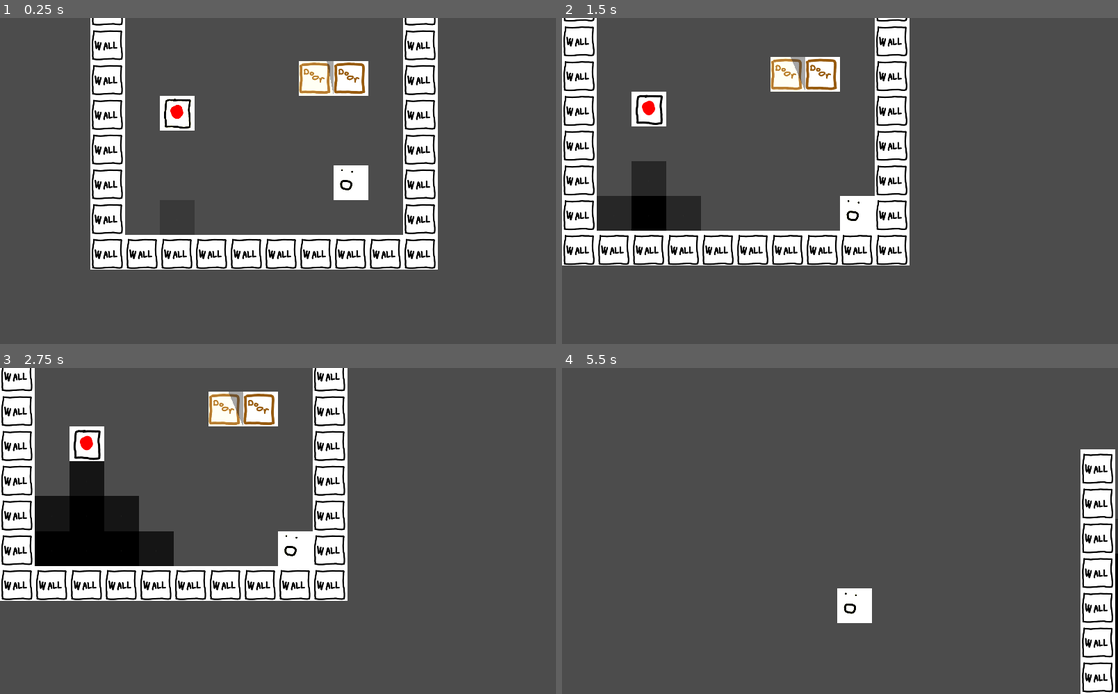
Above: before the commit, frames 1-4 (two rows, left to right).
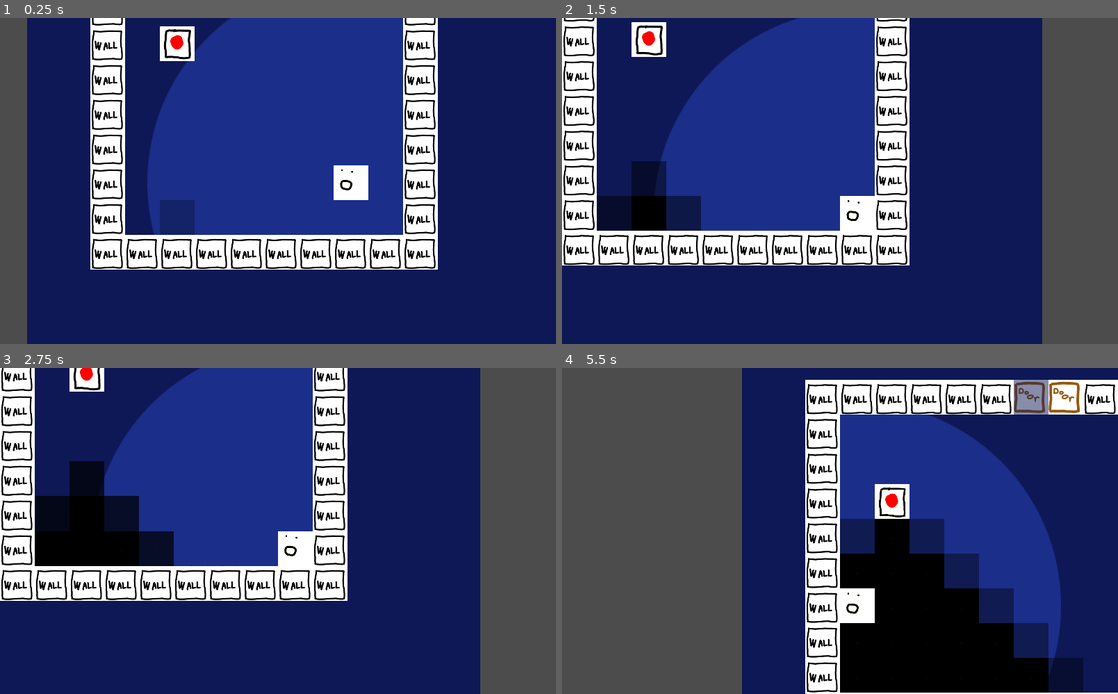
Above: after the commit, the same moments.

Repository: johnfn/LD50
Game: Godot game, scene res://MainScene.tscn
Two runs of this game, one before a commit and one after it. Both use one fixed random seed, a clock stepped at 60 frames per second and the inputs below.
Inputs:
- Up to frame 1 (0.25 s): no input
- Up to frame 2 (1.5 s): hold Right (ui_right) 0.53-1.28 s; hold Down (ui_down) from 1.28 s (still down)
- Up to frame 3 (2.75 s): release Down (ui_down) at 2.03 s; hold Right (ui_right) from 2.03 s (still down)
- Up to frame 4 (5.5 s): release Right (ui_right) at 2.78 s; hold Up (ui_up) 2.78-3.53 s; hold Left (ui_left) 3.53-5.03 s; hold Down (ui_down) from 5.03 s (still down)

The runs differ from the first frame. In frame 1, 79% of the frame differs, in the area x 4-100%, y 0-100%; in frame 2, 70%; in frame 3, 66%; in frame 4, 67%.

Commit message:
misc cleanup

Diff:
--- a/MainScene.tscn
+++ b/MainScene.tscn
@@ -12,19 +12,12 @@
 [ext_resource path="res://assets/Background.png" type="Texture" id=12]
 [ext_resource path="res://scripts/fov.gd" type="Script" id=13]
 
-[sub_resource type="OccluderPolygon2D" id=1]
-polygon = PoolVector2Array( 0, 0, 0, 128, 128, 128, 128, 0 )
-
-[sub_resource type="OccluderPolygon2D" id=2]
-polygon = PoolVector2Array( -1664, 2688, -1664, 2944, 3584, 2944, 3584, -896, 3200, -896, 3200, 2688 )
-
 [node name="Root" type="Node2D"]
 
 [node name="fov" type="Node2D" parent="."]
 script = ExtResource( 13 )
 
 [node name="Background" type="Sprite" parent="."]
-visible = false
 light_mask = 3
 position = Vector2( 768, -256 )
 scale = Vector2( 4, 4 )
@@ -34,107 +27,129 @@
 script = ExtResource( 4 )
 grid_offset = Vector2( 256, -128 )
 
-[node name="Map" type="Node2D" parent="."]
+[node name="Level1" type="Node2D" parent="."]
 
-[node name="Walls" type="Node2D" parent="Map"]
+[node name="Walls" type="Node2D" parent="Level1"]
 
-[node name="Wall" parent="Map/Walls" instance=ExtResource( 5 )]
+[node name="Wall" parent="Level1/Walls" instance=ExtResource( 5 )]
 
-[node name="Wall2" parent="Map/Walls" instance=ExtResource( 5 )]
+[node name="Wall2" parent="Level1/Walls" instance=ExtResource( 5 )]
 position = Vector2( 128, 0 )
 
-[node name="Wall3" parent="Map/Walls" instance=ExtResource( 5 )]
+[node name="Wall3" parent="Level1/Walls" instance=ExtResource( 5 )]
 position = Vector2( 256, 0 )
 
-[node name="Wall4" parent="Map/Walls" instance=ExtResource( 5 )]
+[node name="Wall4" parent="Level1/Walls" instance=ExtResource( 5 )]
 position = Vector2( 384, 0 )
 
-[node name="Wall5" parent="Map/Walls" instance=ExtResource( 5 )]
+[node name="Wall5" parent="Level1/Walls" instance=ExtResource( 5 )]
 position = Vector2( 512, 0 )
 
-[node name="Wall6" parent="Map/Walls" instance=ExtResource( 5 )]
+[node name="Wall6" parent="Level1/Walls" instance=ExtResource( 5 )]
 position = Vector2( 640, 0 )
 
-[node name="Wall7" parent="Map/Walls" instance=ExtResource( 5 )]
+[node name="Wall7" parent="Level1/Walls" instance=ExtResource( 5 )]
 position = Vector2( 768, 0 )
 
-[node name="Wall8" parent="Map/Walls" instance=ExtResource( 5 )]
+[node name="Wall8" parent="Level1/Walls" instance=ExtResource( 5 )]
 position = Vector2( 896, 0 )
 
-[node name="Wall9" parent="Map/Walls" instance=ExtResource( 5 )]
+[node name="Wall9" parent="Level1/Walls" instance=ExtResource( 5 )]
 position = Vector2( 1024, 0 )
 
-[node name="Wall10" parent="Map/Walls" instance=ExtResource( 5 )]
+[node name="Wall10" parent="Level1/Walls" instance=ExtResource( 5 )]
 position = Vector2( 1152, 0 )
 
-[node name="Wall11" parent="Map/Walls" instance=ExtResource( 5 )]
+[node name="Wall11" parent="Level1/Walls" instance=ExtResource( 5 )]
 position = Vector2( 1152, -128 )
 
-[node name="Wall12" parent="Map/Walls" instance=ExtResource( 5 )]
+[node name="Wall12" parent="Level1/Walls" instance=ExtResource( 5 )]
 position = Vector2( 1152, -256 )
 
-[node name="Wall13" parent="Map/Walls" instance=ExtResource( 5 )]
+[node name="Wall13" parent="Level1/Walls" instance=ExtResource( 5 )]
 position = Vector2( 1152, -384 )
 
-[node name="Wall14" parent="Map/Walls" instance=ExtResource( 5 )]
+[node name="Wall14" parent="Level1/Walls" instance=ExtResource( 5 )]
 position = Vector2( 1152, -512 )
 
-[node name="Wall15" parent="Map/Walls" instance=ExtResource( 5 )]
+[node name="Wall15" parent="Level1/Walls" instance=ExtResource( 5 )]
 position = Vector2( 1152, -640 )
 
-[node name="Wall16" parent="Map/Walls" instance=ExtResource( 5 )]
+[node name="Wall16" parent="Level1/Walls" instance=ExtResource( 5 )]
 position = Vector2( 1152, -768 )
 
-[node name="Wall17" parent="Map/Walls" instance=ExtResource( 5 )]
+[node name="Wall17" parent="Level1/Walls" instance=ExtResource( 5 )]
 position = Vector2( 1152, -896 )
 
-[node name="Wall18" parent="Map/Walls" instance=ExtResource( 5 )]
+[node name="Wall18" parent="Level1/Walls" instance=ExtResource( 5 )]
 position = Vector2( 1152, -1024 )
 
-[node name="Wall19" parent="Map/Walls" instance=ExtResource( 5 )]
-position = Vector2( 1152, -1024 )
+[node name="Wall19" parent="Level1/Walls" instance=ExtResource( 5 )]
+position = Vector2( 1152, -1152 )
 
-[node name="Wall20" parent="Map/Walls" instance=ExtResource( 5 )]
+[node name="Wall28" parent="Level1/Walls" instance=ExtResource( 5 )]
+position = Vector2( 1024, -1152 )
+
+[node name="Wall29" parent="Level1/Walls" instance=ExtResource( 5 )]
+position = Vector2( 640, -1152 )
+
+[node name="Wall30" parent="Level1/Walls" instance=ExtResource( 5 )]
+position = Vector2( 512, -1152 )
+
+[node name="Wall31" parent="Level1/Walls" instance=ExtResource( 5 )]
+position = Vector2( 384, -1152 )
+
+[node name="Wall32" parent="Level1/Walls" instance=ExtResource( 5 )]
+position = Vector2( 256, -1152 )
+
+[node name="Wall33" parent="Level1/Walls" instance=ExtResource( 5 )]
+position = Vector2( 128, -1152 )
+
+[node name="Wall34" parent="Level1/Walls" instance=ExtResource( 5 )]
+position = Vector2( 0, -1152 )
+
+[node name="Wall20" parent="Level1/Walls" instance=ExtResource( 5 )]
 position = Vector2( 0, -128 )
 
-[node name="Wall21" parent="Map/Walls" instance=ExtResource( 5 )]
+[node name="Wall21" parent="Level1/Walls" instance=ExtResource( 5 )]
 position = Vector2( 0, -256 )
 
-[node name="Wall22" parent="Map/Walls" instance=ExtResource( 5 )]
+[node name="Wall22" parent="Level1/Walls" instance=ExtResource( 5 )]
 position = Vector2( 0, -384 )
 
-[node name="Wall23" parent="Map/Walls" instance=ExtResource( 5 )]
+[node name="Wall23" parent="Level1/Walls" instance=ExtResource( 5 )]
 position = Vector2( 0, -512 )
 
-[node name="Wall24" parent="Map/Walls" instance=ExtResource( 5 )]
+[node name="Wall24" parent="Level1/Walls" instance=ExtResource( 5 )]
 position = Vector2( 0, -640 )
 
-[node name="Wall25" parent="Map/Walls" instance=ExtResource( 5 )]
+[node name="Wall25" parent="Level1/Walls" instance=ExtResource( 5 )]
 position = Vector2( 0, -768 )
 
-[node name="Wall26" parent="Map/Walls" instance=ExtResource( 5 )]
+[node name="Wall26" parent="Level1/Walls" instance=ExtResource( 5 )]
 position = Vector2( 0, -896 )
 
-[node name="Wall27" parent="Map/Walls" instance=ExtResource( 5 )]
-position = Vector2( 0, -896 )
+[node name="Wall27" parent="Level1/Walls" instance=ExtResource( 5 )]
+position = Vector2( 0, -1024 )
 
-[node name="Objects" type="Node2D" parent="Map"]
+[node name="Objects" type="Node2D" parent="Level1"]
 
-[node name="Switch" parent="Map/Objects" instance=ExtResource( 2 )]
+[node name="Switch" parent="Level1/Objects" instance=ExtResource( 2 )]
+position = Vector2( 256, -768 )
 linked_doors = [ NodePath("../Door"), NodePath("../Door2") ]
 
-[node name="Door" parent="Map/Objects" instance=ExtResource( 7 )]
-position = Vector2( 768, -640 )
+[node name="Door" parent="Level1/Objects" instance=ExtResource( 7 )]
+position = Vector2( 768, -1152 )
 is_door_open = true
 
-[node name="Door2" parent="Map/Objects" instance=ExtResource( 7 )]
-position = Vector2( 896, -640 )
+[node name="Door2" parent="Level1/Objects" instance=ExtResource( 7 )]
+position = Vector2( 896, -1152 )
 
-[node name="StartLocation" parent="Map" instance=ExtResource( 6 )]
+[node name="StartLocation" parent="Level1" instance=ExtResource( 6 )]
 
-[node name="Areas" type="Node2D" parent="Map"]
+[node name="Areas" type="Node2D" parent="Level1"]
 
-[node name="DialogTrigger" parent="Map/Areas" instance=ExtResource( 9 )]
+[node name="DialogTrigger" parent="Level1/Areas" instance=ExtResource( 9 )]
 dialog_name = "WhereAmI"
 
 [node name="Player" parent="." instance=ExtResource( 1 )]
@@ -148,18 +163,3 @@
 smoothing_enabled = true
 smoothing_speed = 6.0
 script = ExtResource( 3 )
-
-[node name="Statue" type="LightOccluder2D" parent="." groups=["occluders"]]
-light_mask = 3
-position = Vector2( 512, -1024 )
-occluder = SubResource( 1 )
-light_mask = 3
-
-[node name="Border1" type="LightOccluder2D" parent="." groups=["occluders"]]
-position = Vector2( 512, -1024 )
-occluder = SubResource( 2 )
-
-[node name="Border2" type="LightOccluder2D" parent="." groups=["occluders"]]
-position = Vector2( 2432, 768 )
-rotation = -3.14159
-occluder = SubResource( 2 )
--- a/Player.tscn
+++ b/Player.tscn
@@ -23,17 +23,6 @@
 position = Vector2( 64, 64 )
 shape = SubResource( 1 )
 
-[node name="BlobLightSource" type="Light2D" parent="."]
-visible = false
-light_mask = 2
-position = Vector2( 0, 128 )
-scale = Vector2( 3, 3 )
-texture = ExtResource( 3 )
-color = Color( 0.921569, 0.92549, 0.607843, 1 )
-range_item_cull_mask = 2
-shadow_enabled = true
-shadow_item_cull_mask = 2
-
 [node name="LightSource" type="Light2D" parent="."]
 position = Vector2( 64, 64 )
 scale = Vector2( 3, 3 )
--- a/scripts/globals.gd
+++ b/scripts/globals.gd
@@ -1,7 +1,7 @@
 extends Node2D
 
 onready var Player: Player = $"/root/Root/Player"
-onready var StartLocation = $"/root/Root/Map/StartLocation"
+onready var StartLocation = $"/root/Root/Level1/StartLocation"
 
 var is_showing_dialog = false
 
@@ -11,8 +11,3 @@
     return "dialog"
 
   return "normal"
-
-
-func _ready():
-  pass
-  # print(Player)
--- a/scripts/player.gd
+++ b/scripts/player.gd
@@ -15,51 +15,6 @@
 func round_position():
   position.x = round(position.x / size) * size
   position.y = round(position.y / size) * size
-
-
-func get_occluder_polygons():
-  var occluders = get_tree().get_nodes_in_group('occluders')
-
-  var polygons = []
-  for o in occluders:
-    var poly = o.occluder.polygon
-    for i in range(len(poly)):
-      poly[i] += (o.position - self.position)
-
-    polygons.append(o.occluder.polygon)
-
-  return polygons
-
-func fov():
-  pass
-
-func _draw():
-  var points = PoolVector2Array()
-  var colour = PoolColorArray()
-
-  points = [Vector2(100,100), Vector2(200,100), Vector2(200,200), Vector2(100,200)]
-  colour = [Color(0, 0, 255)]
-  # draw_polygon(points, colour)
-
-  var fov_computer = $"/root/Root/fov"
-  var polygons = get_occluder_polygons()
-  var fov_center = Vector2(0, 0)
-  var fov_poly = fov_computer.get_fov_from_polygons(polygons, fov_center)
-
-  # fov_poly.invert()
-
-  print("result: s", fov_poly)
-
-  # fov_poly.invert()
-
-  var stupid = [
-    Vector2(0, 0),
-    Vector2(256, 0),
-    Vector2(256, 256),
-    # Vector2(0, 256),
-   ]
-
-  draw_colored_polygon(fov_poly, Color.red)
 
 func _ready():
   dialog.visible = false
Not shown: 1 places in MainScene.tscn that only renumber resources
Not shown, changed: assets/testtilemap.tmx.import
